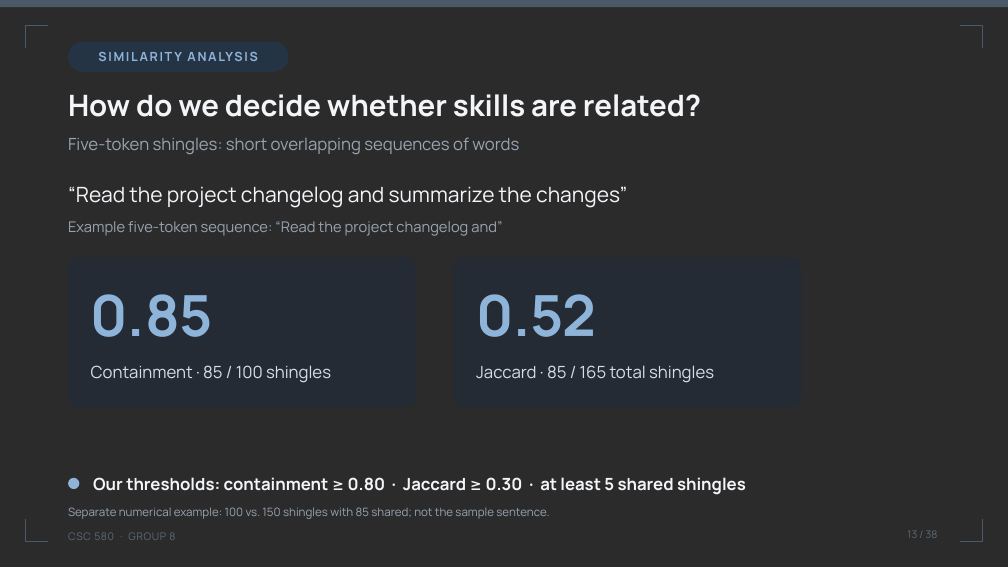
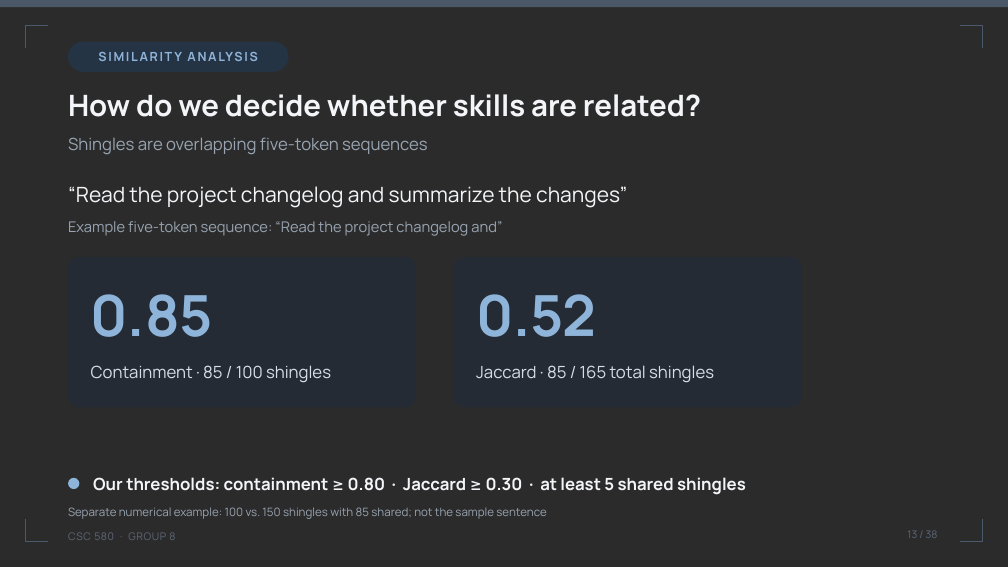
Before and after one commit to umdnp/csc580-project8, a slide deck: slide 13 of docs/group8_final_presentation.pptx. Drawn at 1008x567 pixels with LibreOffice and Linux fonts; fonts in the diff are those of the drawing; background and template pictures are left out; a plain dark background stands for a picture behind light text. Boxes give left, top, right and bottom in pixels: in the first picture for what was removed or moved away, otherwise in the second. Text is boxed around its words. In the diff, an @@ line names an element or a change of style, - is before the commit and + after.

```diff
--- a/docs/group8_final_presentation.pptx
+++ b/docs/group8_final_presentation.pptx
@@ text at box(68, 137, 428, 154): text changed @@
-Five-token shingles: short overlapping sequences of words
+Shingles are overlapping five-token sequences
```
Also in this commit, not shown: 25 other slides changed.
